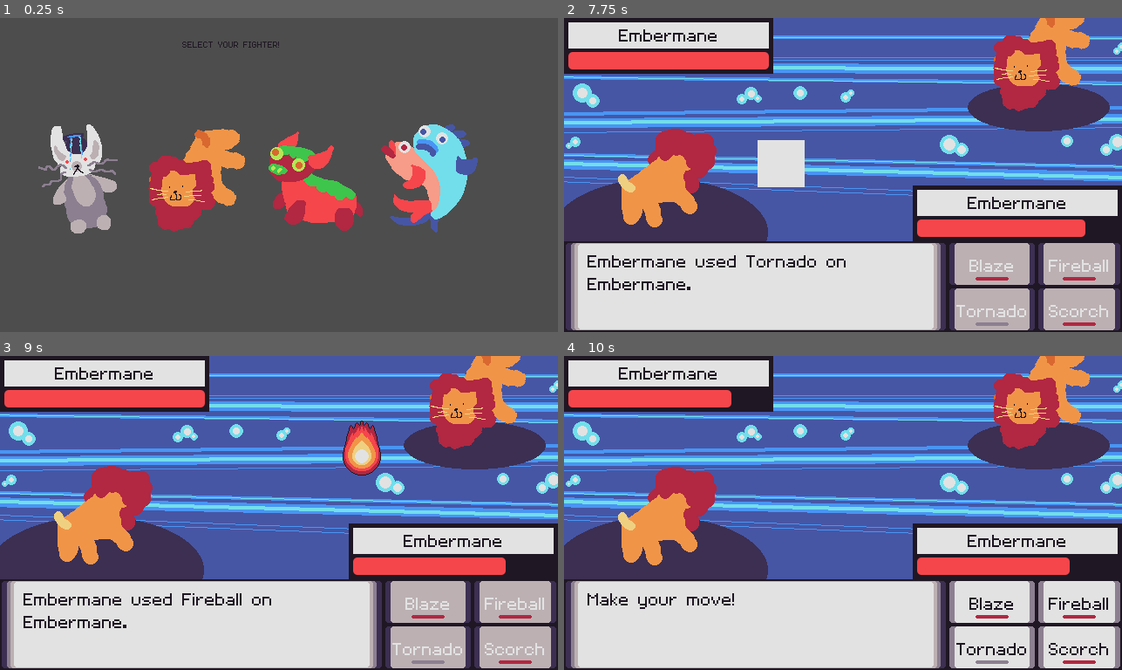
Above: before the commit, frames 1-4 (two rows, left to right).
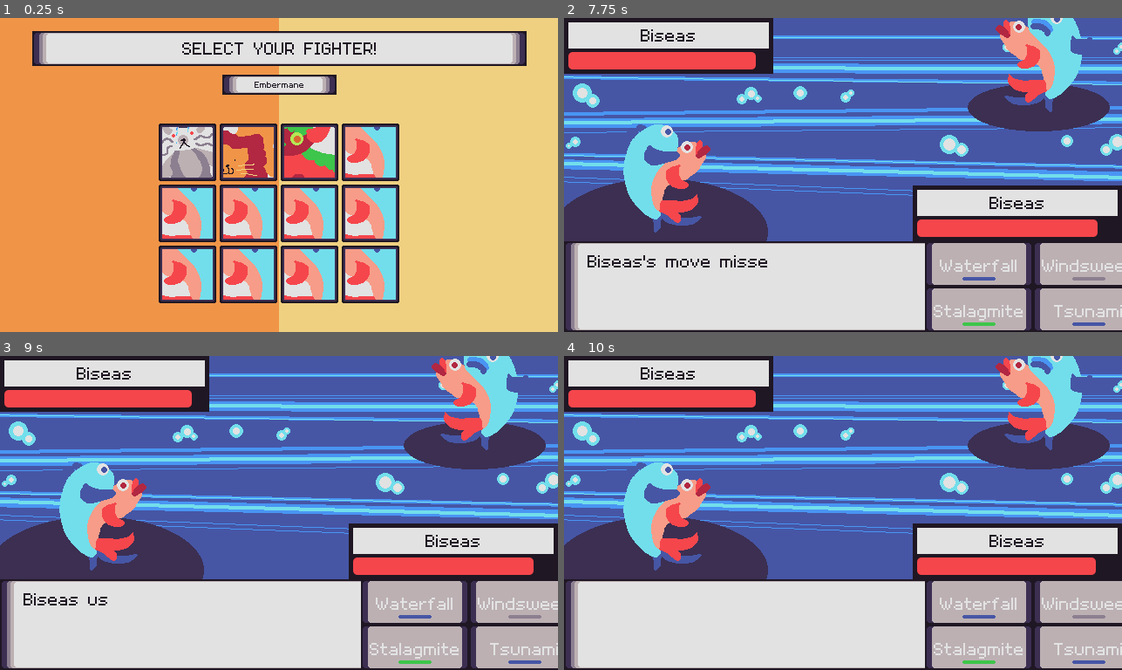
Above: after the commit, the same moments.

Repository: jadicodes/zodiac-battler
Game: Godot game, scene res://monster_select/monster_select.tscn
Same seed, same stepped clock (60 frames per second), same inputs: the game is played once before the commit and once after it. This scene is started directly instead of the project's main scene. The engine's default icon, where the game draws it, is replaced by a stand-in: a white triangle on a blue panel in a dark square.
Inputs (mouse positions are in pixels of both pictures, inside the frame that each line leads up to):
- Up to frame 1 (0.25 s): no input
- Up to frame 2 (7.75 s): click (753, 212) at 0.52 s; click (815, 212) at 1.27 s; click "Blaze" (after the commit: "Waterfall") at 2 s; move the mouse to (965, 159) at 2.77 s; tap Space (advance_text) at 2.85, 3.6, 4.35, 5.85, 7.35 s; move the mouse to (731, 190) at 3.52 s; move the mouse to (898, 105) at 4.27 s; click (1088, 262) at 5 s, where only the run after the commit has a clickable "Windsweep"; move the mouse to (815, 237) at 5.77 s; click (1077, 262) at 6.5 s, where only the run before the commit has a clickable "Fireball"; move the mouse to (1010, 222) at 7.27 s
- Up to frame 3 (9 s): move the mouse to (111, 465) at 8.02 s; tap Space (advance_text) at 8.1 s; click (412, 648) at 8.75 s, where only the run after the commit has a clickable "Stalagmite"
- Up to frame 4 (10 s): move the mouse to (870, 513) at 9.52 s; tap Space (advance_text) at 9.6 s

The runs differ from the first frame. In frame 1, 99% of the frame differs, in the area x 0-100%, y 0-100%; in frame 2, 14%; in frame 3, 14%; in frame 4, 18%.

Commit message:
Update character select screen

Diff:
--- a/project/monster_select/monster_select.gd
+++ b/project/monster_select/monster_select.gd
@@ -39,3 +39,7 @@
 	elif _monster_select_state == State.CHOOSE_OPPONENT:
 		_opponent_monster = breed
 		_set_state(State.PLAY)
+
+
+func _on_monster_select_button_hovered(breed: Breed) -> void:
+	$HoveredMonsterPanel/HoveredMonsterLabel.text = breed.get_monster_name()
--- a/project/monster_select/monster_select.tscn
+++ b/project/monster_select/monster_select.tscn
@@ -1,6 +1,7 @@
-[gd_scene load_steps=7 format=3 uid="uid://dcq1jyvigtr0n"]
+[gd_scene load_steps=8 format=3 uid="uid://dcq1jyvigtr0n"]
 
 [ext_resource type="Script" uid="uid://inyctean21v7" path="res://monster_select/monster_select.gd" id="1_enmru"]
+[ext_resource type="Texture2D" uid="uid://ddciqycx3qxgj" path="res://monster_select/background_select.png" id="2_ciuqq"]
 [ext_resource type="PackedScene" uid="uid://dvkl7s1xn7hqc" path="res://monster_select/monster_select_button.tscn" id="2_v8ndl"]
 [ext_resource type="Resource" uid="uid://bmt1iiqphqefe" path="res://monsters/breed/harius.tres" id="3_7ewmc"]
 [ext_resource type="Resource" uid="uid://c8u3hw5eqn458" path="res://monsters/breed/embermane.tres" id="4_a6qg2"]
@@ -17,21 +18,25 @@
 mouse_filter = 2
 script = ExtResource("1_enmru")
 
-[node name="SelectYourMonsterLabel" type="Label" parent="."]
-unique_name_in_owner = true
+[node name="Background" type="TextureRect" parent="."]
 layout_mode = 0
-offset_left = 209.0
-offset_top = 23.0
-offset_right = 305.0
-offset_bottom = 36.0
-text = "select ur monster!"
+offset_right = 640.0
+offset_bottom = 360.0
+texture = ExtResource("2_ciuqq")
 
 [node name="GridContainer" type="GridContainer" parent="."]
-layout_mode = 0
-offset_left = 29.0
-offset_top = 120.0
-offset_right = 69.0
-offset_bottom = 160.0
+layout_mode = 1
+anchors_preset = 8
+anchor_left = 0.5
+anchor_top = 0.5
+anchor_right = 0.5
+anchor_bottom = 0.5
+offset_left = -138.0
+offset_top = -59.0
+offset_right = 138.0
+offset_bottom = 147.0
+grow_horizontal = 2
+grow_vertical = 2
 mouse_filter = 2
 columns = 4
 
@@ -51,7 +56,116 @@
 layout_mode = 2
 _breed = ExtResource("6_ciuqq")
 
+[node name="MonsterSelectButton5" parent="GridContainer" instance=ExtResource("2_v8ndl")]
+layout_mode = 2
+_breed = ExtResource("6_ciuqq")
+
+[node name="MonsterSelectButton6" parent="GridContainer" instance=ExtResource("2_v8ndl")]
+layout_mode = 2
+_breed = ExtResource("6_ciuqq")
+
+[node name="MonsterSelectButton7" parent="GridContainer" instance=ExtResource("2_v8ndl")]
+layout_mode = 2
+_breed = ExtResource("6_ciuqq")
+
+[node name="MonsterSelectButton8" parent="GridContainer" instance=ExtResource("2_v8ndl")]
+layout_mode = 2
+_breed = ExtResource("6_ciuqq")
+
+[node name="MonsterSelectButton9" parent="GridContainer" instance=ExtResource("2_v8ndl")]
+layout_mode = 2
+_breed = ExtResource("6_ciuqq")
+
+[node name="MonsterSelectButton10" parent="GridContainer" instance=ExtResource("2_v8ndl")]
+layout_mode = 2
+_breed = ExtResource("6_ciuqq")
+
+[node name="MonsterSelectButton11" parent="GridContainer" instance=ExtResource("2_v8ndl")]
+layout_mode = 2
+_breed = ExtResource("6_ciuqq")
+
+[node name="MonsterSelectButton12" parent="GridContainer" instance=ExtResource("2_v8ndl")]
+layout_mode = 2
+_breed = ExtResource("6_ciuqq")
+
+[node name="SelectYourMonsterPanel" type="Panel" parent="."]
+layout_mode = 1
+anchors_preset = 5
+anchor_left = 0.5
+anchor_right = 0.5
+offset_left = -283.5
+offset_top = 15.0
+offset_right = 283.5
+offset_bottom = 55.0
+grow_horizontal = 2
+
+[node name="SelectYourMonsterLabel" type="Label" parent="SelectYourMonsterPanel"]
+unique_name_in_owner = true
+layout_mode = 1
+anchors_preset = 8
+anchor_left = 0.5
+anchor_top = 0.5
+anchor_right = 0.5
+anchor_bottom = 0.5
+offset_left = -112.0
+offset_top = -15.0
+offset_right = 112.0
+offset_bottom = 11.0
+grow_horizontal = 2
+grow_vertical = 2
+theme_override_font_sizes/font_size = 32
+text = "CHOOSE YOUR FIGHTER!"
+horizontal_alignment = 1
+
+[node name="HoveredMonsterPanel" type="Panel" parent="."]
+layout_mode = 1
+anchors_preset = 8
+anchor_left = 0.5
+anchor_top = 0.5
+anchor_right = 0.5
+anchor_bottom = 0.5
+offset_left = -65.5
+offset_top = -115.5
+offset_right = 65.5
+offset_bottom = -92.5
+grow_horizontal = 2
+grow_vertical = 2
+
+[node name="HoveredMonsterLabel" type="Label" parent="HoveredMonsterPanel"]
+layout_mode = 1
+anchors_preset = 15
+anchor_right = 1.0
+anchor_bottom = 1.0
+offset_top = 0.5
+offset_bottom = -2.5
+grow_horizontal = 2
+grow_vertical = 2
+text = "Embermane"
+horizontal_alignment = 1
+vertical_alignment = 1
+
+[connection signal="focus_entered" from="GridContainer/MonsterSelectButton" to="." method="_on_monster_select_button_focus_entered"]
+[connection signal="hovered" from="GridContainer/MonsterSelectButton" to="." method="_on_monster_select_button_hovered"]
 [connection signal="selected" from="GridContainer/MonsterSelectButton" to="." method="_select_monster"]
+[connection signal="hovered" from="GridContainer/MonsterSelectButton2" to="." method="_on_monster_select_button_hovered"]
 [connection signal="selected" from="GridContainer/MonsterSelectButton2" to="." method="_select_monster"]
+[connection signal="hovered" from="GridContainer/MonsterSelectButton3" to="." method="_on_monster_select_button_hovered"]
 [connection signal="selected" from="GridContainer/MonsterSelectButton3" to="." method="_select_monster"]
+[connection signal="hovered" from="GridContainer/MonsterSelectButton4" to="." method="_on_monster_select_button_hovered"]
 [connection signal="selected" from="GridContainer/MonsterSelectButton4" to="." method="_select_monster"]
+[connection signal="hovered" from="GridContainer/MonsterSelectButton5" to="." method="_on_monster_select_button_hovered"]
+[connection signal="selected" from="GridContainer/MonsterSelectButton5" to="." method="_select_monster"]
+[connection signal="hovered" from="GridContainer/MonsterSelectButton6" to="." method="_on_monster_select_button_hovered"]
+[connection signal="selected" from="GridContainer/MonsterSelectButton6" to="." method="_select_monster"]
+[connection signal="hovered" from="GridContainer/MonsterSelectButton7" to="." method="_on_monster_select_button_hovered"]
+[connection signal="selected" from="GridContainer/MonsterSelectButton7" to="." method="_select_monster"]
+[connection signal="hovered" from="GridContainer/MonsterSelectButton8" to="." method="_on_monster_select_button_hovered"]
+[connection signal="selected" from="GridContainer/MonsterSelectButton8" to="." method="_select_monster"]
+[connection signal="hovered" from="GridContainer/MonsterSelectButton9" to="." method="_on_monster_select_button_hovered"]
+[connection signal="selected" from="GridContainer/MonsterSelectButton9" to="." method="_select_monster"]
+[connection signal="hovered" from="GridContainer/MonsterSelectButton10" to="." method="_on_monster_select_button_hovered"]
+[connection signal="selected" from="GridContainer/MonsterSelectButton10" to="." method="_select_monster"]
+[connection signal="hovered" from="GridContainer/MonsterSelectButton11" to="." method="_on_monster_select_button_hovered"]
+[connection signal="selected" from="GridContainer/MonsterSelectButton11" to="." method="_select_monster"]
+[connection signal="hovered" from="GridContainer/MonsterSelectButton12" to="." method="_on_monster_select_button_hovered"]
+[connection signal="selected" from="GridContainer/MonsterSelectButton12" to="." method="_select_monster"]
--- a/project/monster_select/monster_select_button.gd
+++ b/project/monster_select/monster_select_button.gd
@@ -2,10 +2,15 @@
 
 @export var _breed: Breed
 
+const FRAME = preload("res://monster_select/frame.png")
+const FRAME_HOVER = preload("res://monster_select/frame_hover.png")
+
 signal selected(breed)
-
+signal hovered(breed)
 
 func _ready() -> void:
+	texture_normal = FRAME
+	texture_hover = FRAME_HOVER
 	_set_monster_texture()
 
 
@@ -14,8 +19,16 @@
 
 
 func _set_monster_texture() -> void:
-	texture_normal = _breed.get_normal_texture_front()
+	%MonsterTexture.texture = _breed.get_normal_texture_front()
 
 
 func _on_pressed() -> void:
 	selected.emit(_breed)
+
+
+func _on_focus_entered() -> void:
+	hovered.emit(_breed)
+
+
+func _on_mouse_entered() -> void:
+	hovered.emit(_breed)
--- a/project/monster_select/monster_select_button.tscn
+++ b/project/monster_select/monster_select_button.tscn
@@ -1,8 +1,40 @@
-[gd_scene load_steps=2 format=3 uid="uid://dvkl7s1xn7hqc"]
+[gd_scene load_steps=4 format=3 uid="uid://dvkl7s1xn7hqc"]
 
 [ext_resource type="Script" uid="uid://bg566l6ixqkli" path="res://monster_select/monster_select_button.gd" id="1_bekr3"]
+[ext_resource type="Texture2D" uid="uid://uj2p5n6k55js" path="res://monster_select/frame.png" id="1_w6k7g"]
+[ext_resource type="Texture2D" uid="uid://c5hb0xf28j51k" path="res://monsters/breed/biseas_normal_front.png" id="3_dbmqs"]
 
 [node name="MonsterSelectButton" type="TextureButton"]
+texture_normal = ExtResource("1_w6k7g")
 script = ExtResource("1_bekr3")
 
+[node name="Control" type="Control" parent="."]
+clip_contents = true
+layout_mode = 1
+anchors_preset = 15
+anchor_right = 1.0
+anchor_bottom = 1.0
+offset_left = 4.0
+offset_top = 4.0
+offset_right = -4.0
+offset_bottom = -4.0
+grow_horizontal = 2
+grow_vertical = 2
+mouse_filter = 2
+
+[node name="MonsterTexture" type="TextureRect" parent="Control"]
+unique_name_in_owner = true
+clip_contents = true
+layout_mode = 1
+anchors_preset = 15
+anchor_right = 1.0
+anchor_bottom = 1.0
+offset_left = -31.0
+offset_top = -31.0
+offset_right = 31.0
+offset_bottom = 31.0
+texture = ExtResource("3_dbmqs")
+
+[connection signal="focus_entered" from="." to="." method="_on_focus_entered"]
+[connection signal="mouse_entered" from="." to="." method="_on_mouse_entered"]
 [connection signal="pressed" from="." to="." method="_on_pressed"]
Binary file added: project/monster_select/background_select.png
Not shown, added: project/monster_select/background_select.png.import
Binary file added: project/monster_select/frame.png
Not shown, added: project/monster_select/frame.png.import
Binary file added: project/monster_select/frame_hover.png
Not shown, added: project/monster_select/frame_hover.png.import
